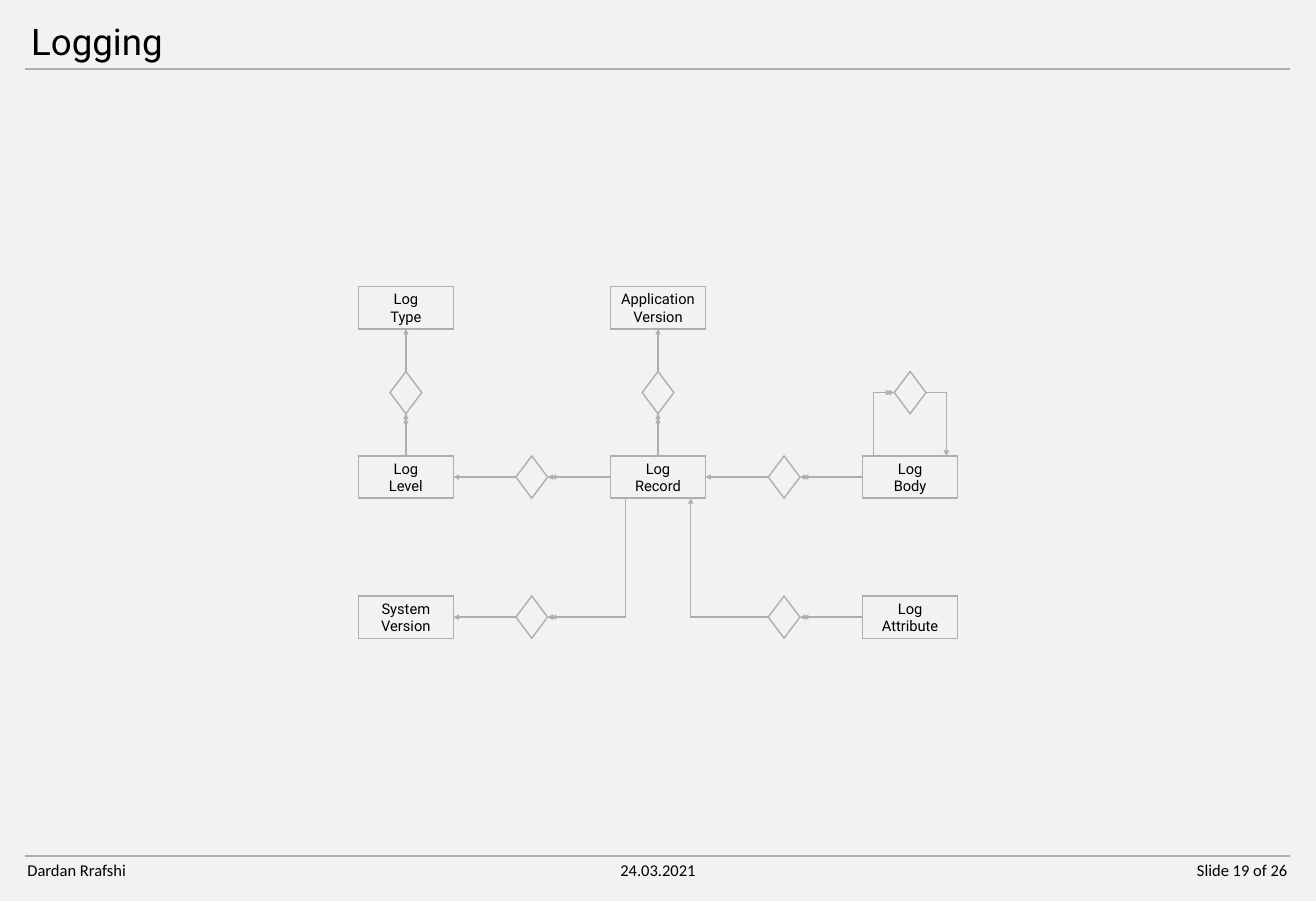
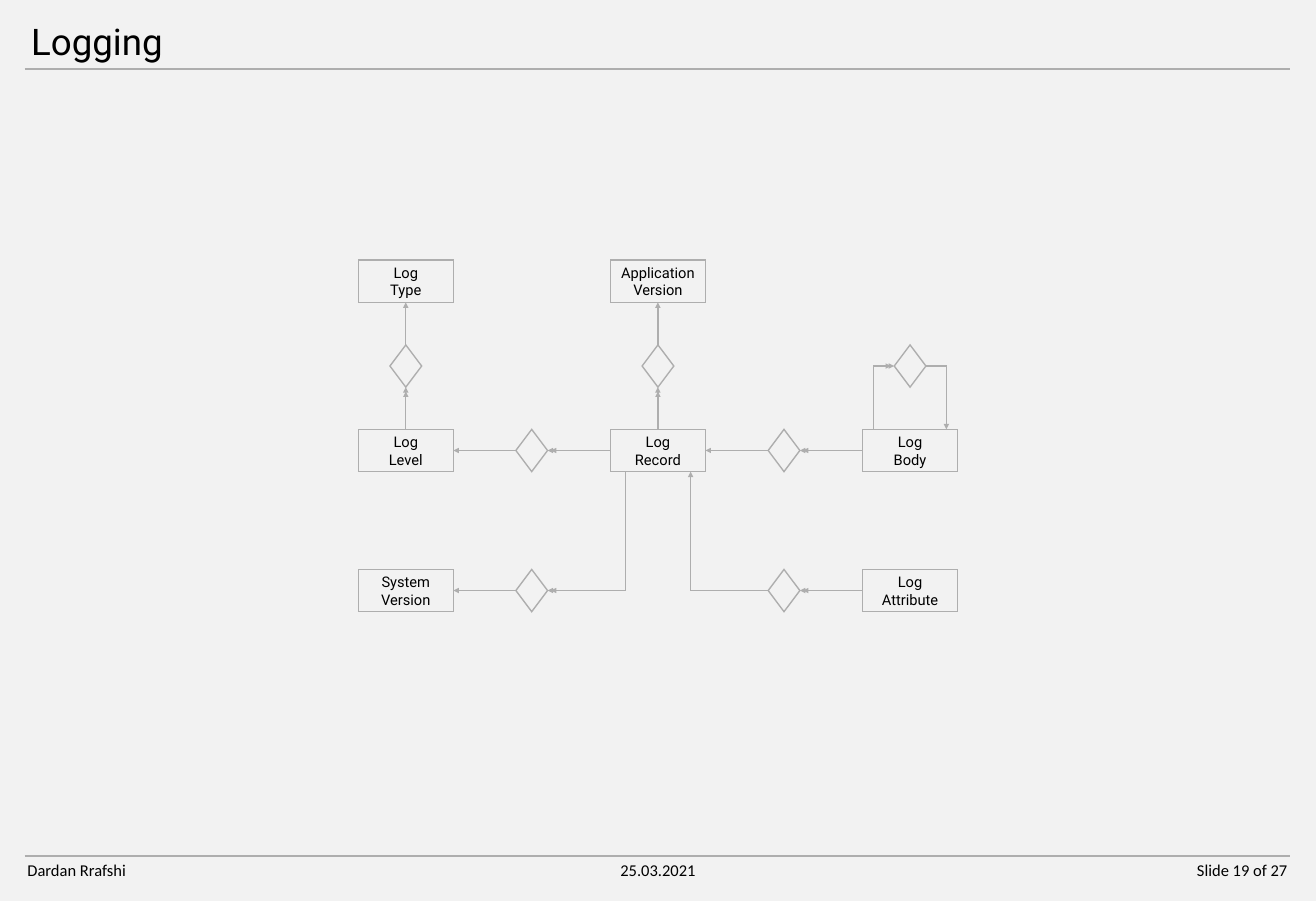
Before and after one commit to DonColon/appman-api-spec, a slide deck: slide 19 of docs/Appman - Data Model.pptx. Drawn at 1316x901 pixels with LibreOffice and Linux fonts; fonts in the diff are those of the drawing. Boxes give left, top, right and bottom in pixels: in the first picture for what was removed or moved away, otherwise in the second. Text is boxed around its words. In the diff, an @@ line names an element or a change of style, - is before the commit and + after.

```diff
--- a/docs/Appman - Data Model.pptx
+++ b/docs/Appman - Data Model.pptx
@@ 15 arrows, 7 rectangles, 7 diamonds, 3 elbow arrows: place and size @@
-15 arrows, 7 rectangles, 7 diamonds, 3 elbow arrows at (359,287,957,639)
+15 arrows, 7 rectangles, 7 diamonds, 3 elbow arrows at (358,260,957,612)
@@ 3 elbow arrows: place and size @@
-3 elbow arrows at (547,499,768,617)
+3 elbow arrows at (547,471,768,591)
@@ text at (620,865,695,876): text changed @@
-24.03.2021
+25.03.2021
@@ text at (1197,864,1288,876): text changed @@
-Slide 19 of 26
+Slide 19 of 27
```
Also in this commit, not shown: 25 other slides changed, 1 slide added, 17 other files.
